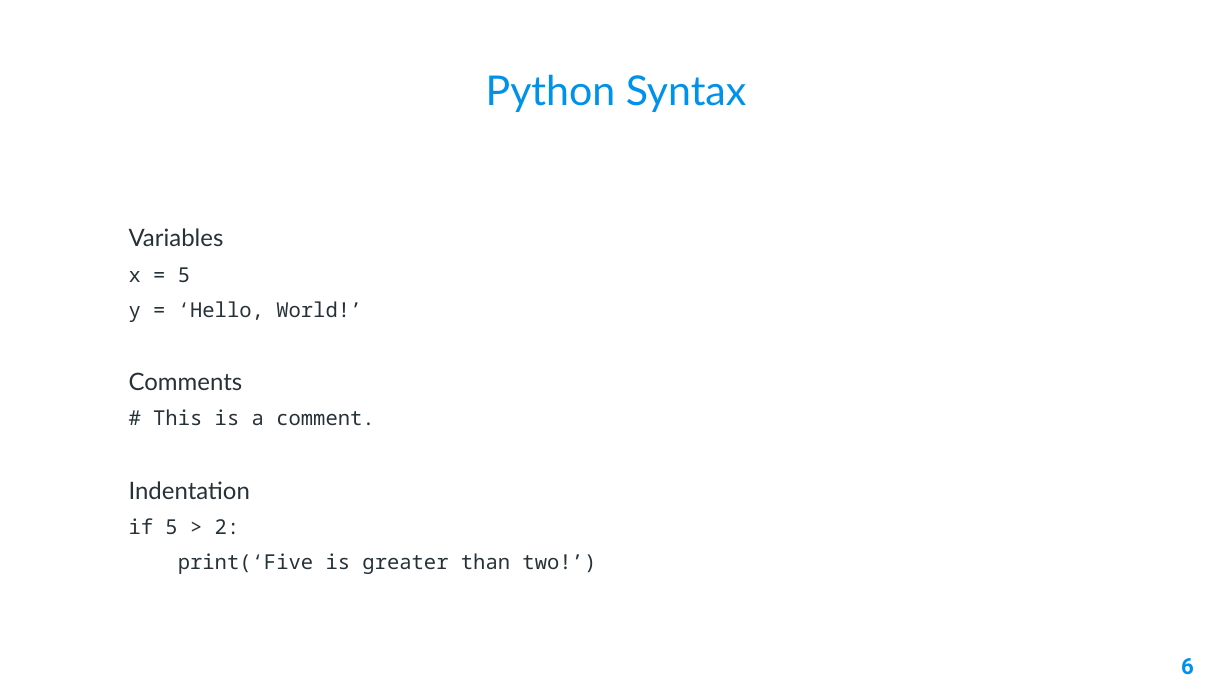
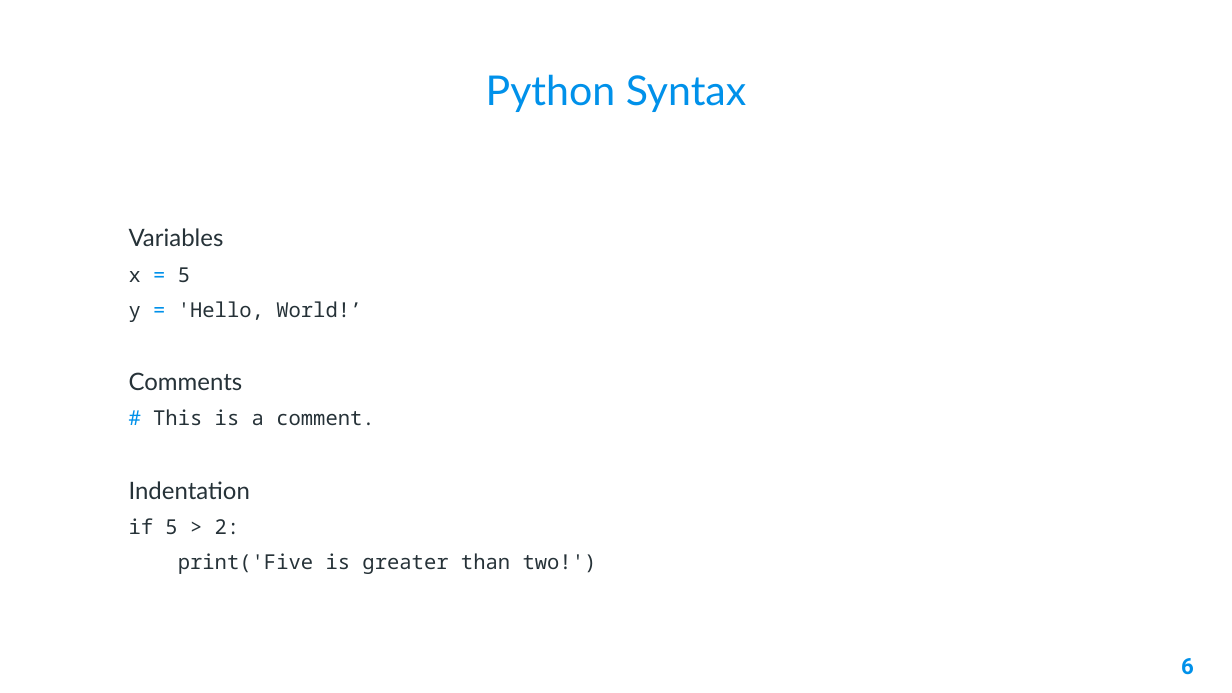
Before and after one commit to AleeRezaa/learn-python, a slide deck: slide 6 of Python.pptx. Drawn at 1232x693 pixels with LibreOffice and Linux fonts; fonts in the diff are those of the drawing; background and template pictures are left out. Boxes give left, top, right and bottom in pixels: in the first picture for what was removed or moved away, otherwise in the second. Text is boxed around its words. In the diff, an @@ line names an element or a change of style, - is before the commit and + after.

```diff
--- a/Python.pptx
+++ b/Python.pptx
@@ text at bbox=[129, 267, 374, 425]: text colour #263238 to #0091EA in "=", "#" @@
@@ text at bbox=[129, 301, 362, 322]: text changed @@
-y = ‘Hello, World!’
+y = 'Hello, World!’
```
Also in this commit, not shown: 4 other slides changed, 1 slide added, 2 other files.
